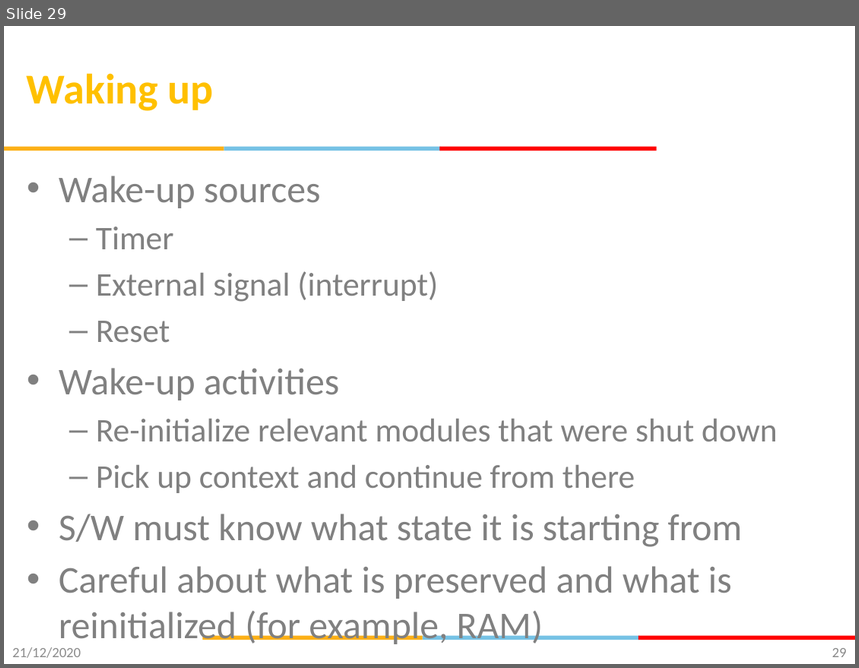
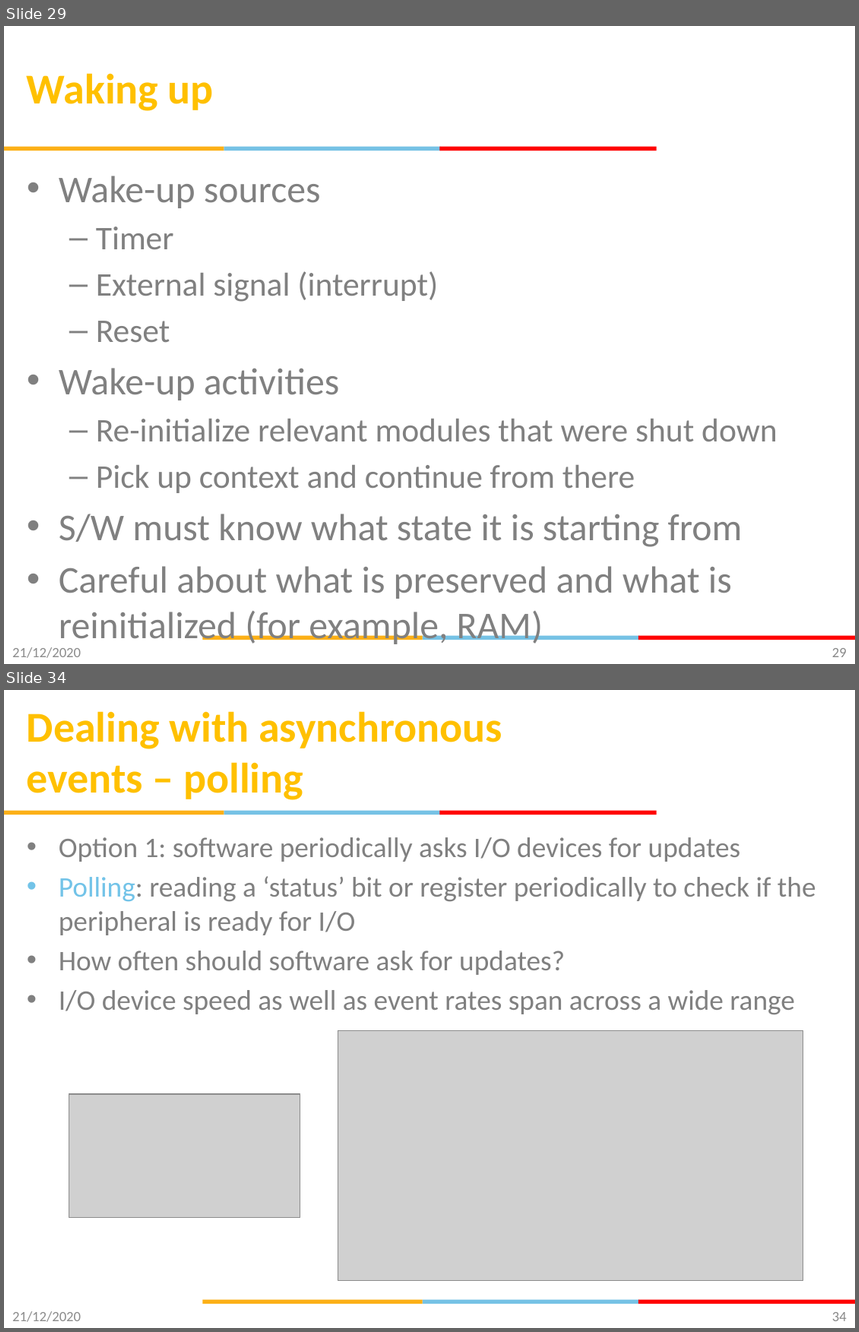
Before and after one commit to gsaurabhr-teaching/csg523-material, a slide deck: Lec-6-8-embedded-fundamentals.pptx. Shown one above the other, each under a label of ours: slide 29 before the commit, slides 29 and 34 after it; the slides between them are not shown. The pictures are 859x668 and 859x1332 pixels, drawn with LibreOffice and Linux fonts; fonts in the diff are those of the drawing; grey boxes stand for pictures; background and template pictures are left out. Boxes give left, top, right and bottom in pixels: in the first picture for what was removed or moved away, otherwise in the second. Text is boxed around its words. In the diff, an @@ line names an element or a change of style, - is before the commit and + after.

Commit message:
included MMIO, polling and interrupts

```diff
--- a/Lec-6-8-embedded-fundamentals.pptx
+++ b/Lec-6-8-embedded-fundamentals.pptx
@@ slide 34 added at (4, 690, 855, 1328), background #FFFFFF; not listed: 6 template elements that a slide beside it also shows @@
@@ title added at (27, 711, 503, 800), 36 pt, text #FFC000, bold @@
+Dealing with asynchronous events – polling
@@ text added at (59, 837, 816, 1015), 24 pt, text #808080 @@
+• Option 1: software periodically asks I/O devices for updates
+• Polling: reading a ‘status’ bit or register periodically to check if the peripheral is ready for I/O
+• How often should software ask for updates?
+• I/O device speed as well as event rates span across a wide range
@@ picture added at (338, 1030, 804, 1281) @@
@@ picture added at (69, 1094, 300, 1217) @@
@@ text added at (12, 1312, 81, 1322), 12 pt, text #8C8C8C @@
+21/12/2020
@@ page number added at (832, 1312, 847, 1322), 12 pt, text #898989 @@
+34
```
Also in this commit, not shown: 8 slides changed, 11 other slides added.
